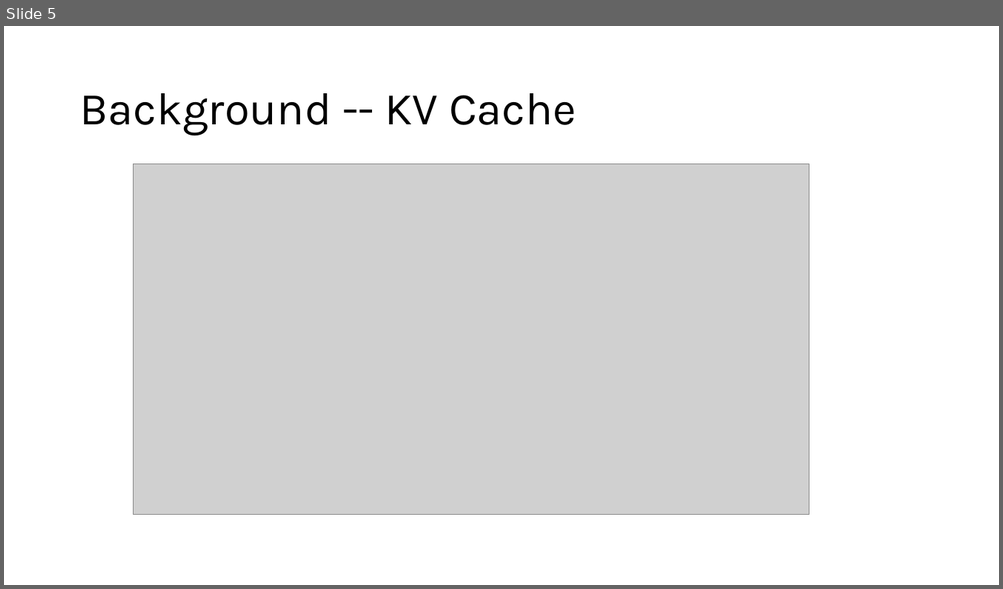
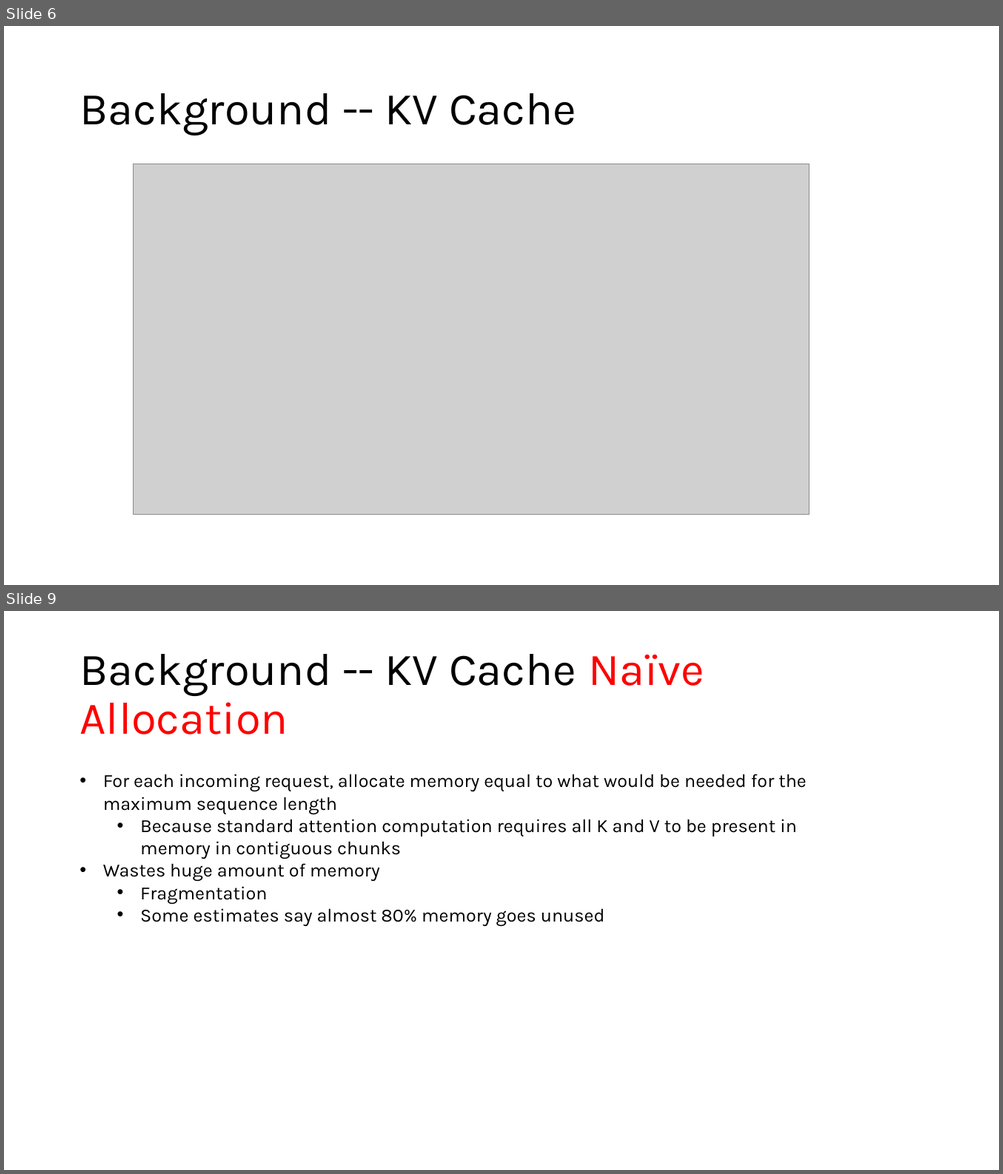
Before and after one commit to HaseebLUMS/Onyx-Presentation, a slide deck: DiffKV MLSys Seminar.pptx. Shown one above the other, each under a label of ours: slide 5 before the commit, slides 6 and 9 after it; the slides between them are not shown. The pictures are 1003x589 and 1003x1174 pixels, drawn with LibreOffice and Linux fonts; fonts in the diff are those of the drawing; grey boxes stand for pictures. Boxes give left, top, right and bottom in pixels: in the first picture for what was removed or moved away, otherwise in the second. Text is boxed around its words. In the diff, an @@ line names an element or a change of style, - is before the commit and + after.

```diff
--- a/DiffKV MLSys Seminar.pptx
+++ b/DiffKV MLSys Seminar.pptx
@@ slide 9 added at (x1=4, y1=611, x2=999, y2=1170), background #FFFFFF @@
@@ title added at (x1=79, y1=654, x2=704, y2=735), 44 pt, text #000000 @@
+Background -- KV Cache Naïve Allocation
@@ text added at (x1=103, y1=774, x2=806, y2=926), 18 pt, text #000000 @@
+• For each incoming request, allocate memory equal to what would be needed for the maximum sequence length
+  • Because standard attention computation requires all K and V to be present in memory in contiguous chunks
+• Wastes huge amount of memory
+  • Fragmentation
+  • Some estimates say almost 80% memory goes unused
@@ what was slide 5 is now slide 6 @@
```
Also in this commit, not shown: 3 slides changed, 7 other slides added.
